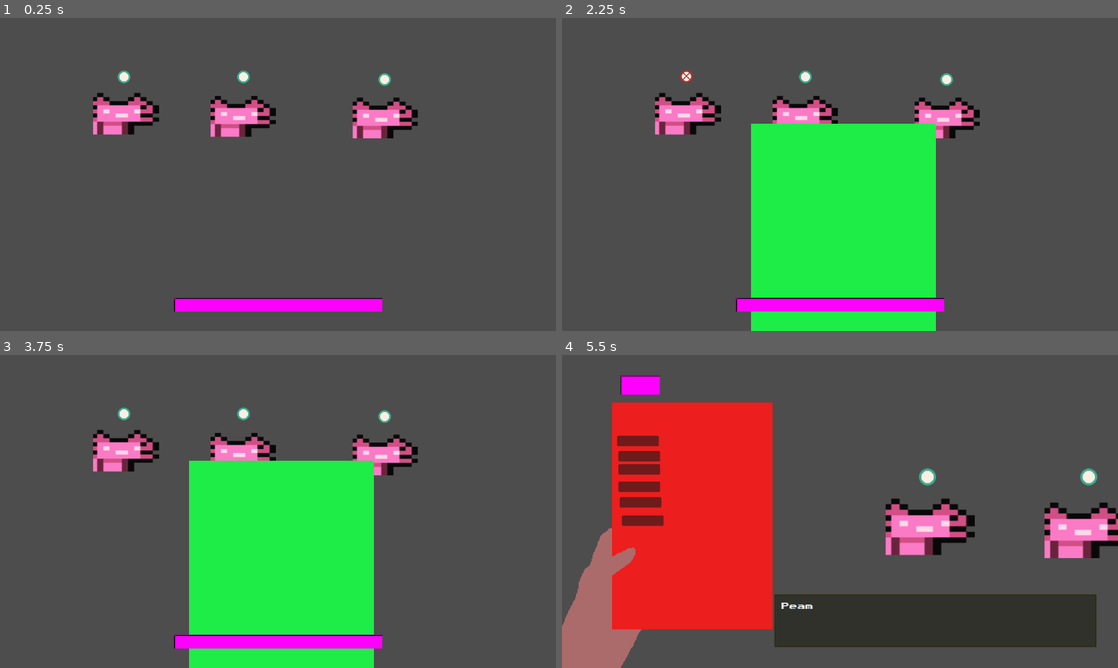
Above: before the commit, frames 1-4 (two rows, left to right).
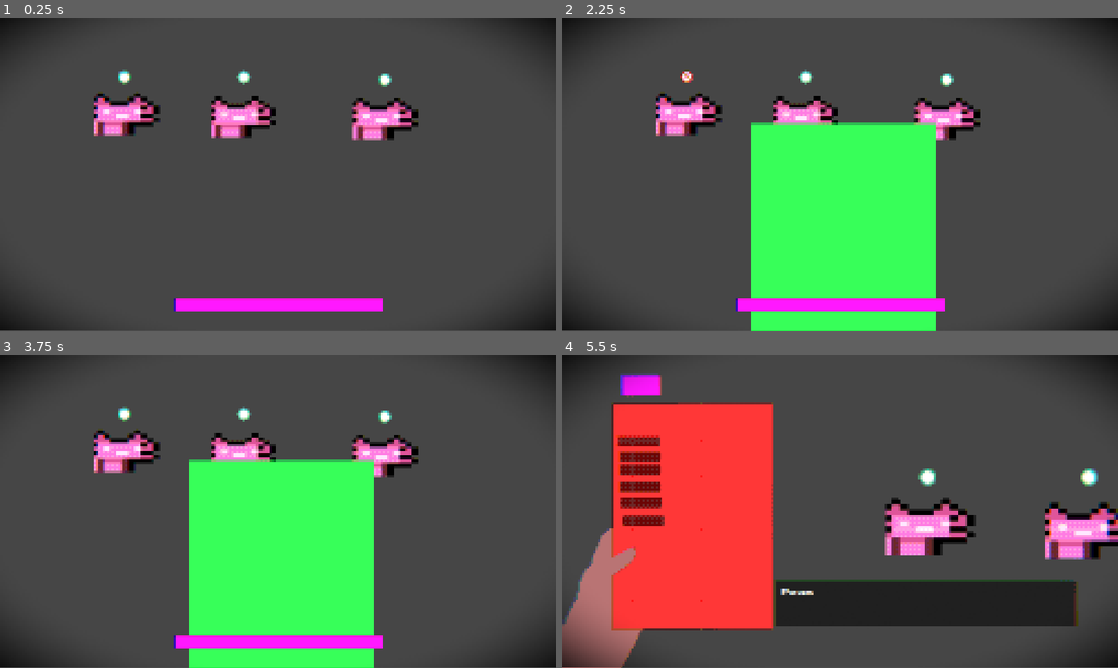
Above: after the commit, the same moments.

Repository: LicoRyte/Inspectors
Game: Godot game, scene res://Scene/main.tscn
Same seed, same stepped clock (60 frames per second), same inputs: the game is played once before the commit and once after it.
Inputs (mouse positions are in pixels of both pictures, inside the frame that each line leads up to; where the layout moved, square brackets give the same spot in the first picture):
- Up to frame 1 (0.25 s): no input
- Up to frame 2 (2.25 s): click (1006, 315) [928, 315] at 0.5 s; click (684, 77) at 1.27 s; click (1006, 315) [928, 315] at 2 s
- Up to frame 3 (3.75 s): click (122, 414) at 2.77 s; click (444, 652) [366, 652] at 3.5 s
- Up to frame 4 (5.5 s): click (684, 414) at 4.27 s; tap Enter at 5 s; move the mouse to (684, 452) at 5.02 s; click (684, 452) at 5.17 s

The runs differ from the first frame. In frame 1, 7.3% of the frame differs, in the area x 0-100%, y 0-100%; in frame 2, 27%; in frame 3, 27%; in frame 4, 33%.

Commit message:
Crt Effect

Diff:
--- a/Scene/dialogue.tscn
+++ b/Scene/dialogue.tscn
@@ -1,9 +1,10 @@
-[gd_scene load_steps=8 format=3 uid="uid://cxywpmqbj5bua"]
+[gd_scene load_steps=10 format=3 uid="uid://cxywpmqbj5bua"]
 
 [ext_resource type="FontFile" uid="uid://cl1lla7t28egr" path="res://Assets/Fonts/PublicPixel-rv0pA.ttf" id="1_afqsb"]
 [ext_resource type="Script" uid="uid://bc7evgdlrflw6" path="res://Script/dialogue.gd" id="1_qgi3a"]
 [ext_resource type="Texture2D" uid="uid://dywxa7ewarcdt" path="res://Assets/company_placeholder.png" id="2_4wkfl"]
 [ext_resource type="Texture2D" uid="uid://d320888xp37o1" path="res://Assets/blue_trans_placeholder.png" id="3_ve4bg"]
+[ext_resource type="Shader" uid="uid://br0bs5q7ps18g" path="res://Shader/CRT.gdshader" id="5_k6gw1"]
 
 [sub_resource type="PlaceholderTexture2D" id="PlaceholderTexture2D_4wkfl"]
 size = Vector2(480, 32)
@@ -18,6 +19,23 @@
 
 [sub_resource type="PlaceholderTexture2D" id="PlaceholderTexture2D_ve4bg"]
 size = Vector2(90, 45)
+
+[sub_resource type="ShaderMaterial" id="ShaderMaterial_wkfqg"]
+shader = ExtResource("5_k6gw1")
+shader_parameter/exposure = 1.0
+shader_parameter/contrast = 1.05
+shader_parameter/saturation = 0.9
+shader_parameter/enable_pixelate = true
+shader_parameter/pixel_factor = 2.0
+shader_parameter/enable_posterize = true
+shader_parameter/color_levels = 8.0
+shader_parameter/dither_strength = 0.35
+shader_parameter/chrom_aberration = 0.02
+shader_parameter/vignette_strength = 1.5
+shader_parameter/grain_strength = 0.2
+shader_parameter/tint_color = Vector3(0.95, 1.03, 0.9)
+shader_parameter/tint_strength = 0.15
+shader_parameter/viewport_size_override = Vector2(0, 0)
 
 [node name="UI Panel" type="CanvasLayer"]
 script = ExtResource("1_qgi3a")
@@ -38,6 +56,7 @@
 anchor_right = 1.0
 anchor_bottom = 1.0
 offset_top = -77.0
+offset_right = 368.0
 grow_horizontal = 2
 grow_vertical = 0
 mouse_filter = 2
@@ -52,14 +71,14 @@
 anchor_top = 1.0
 anchor_right = 1.0
 anchor_bottom = 1.0
-offset_top = -169.0
-offset_right = -25.0
+offset_top = -201.0
+offset_right = -24.0
 grow_horizontal = 2
 grow_vertical = 0
 scale = Vector2(1.01881, 0.997632)
 theme_override_constants/margin_left = 480
-theme_override_constants/margin_right = 48
-theme_override_constants/margin_bottom = 48
+theme_override_constants/margin_right = 96
+theme_override_constants/margin_bottom = 96
 
 [node name="Panel" type="Panel" parent="TextBoxContainer"]
 layout_mode = 2
@@ -151,6 +170,16 @@
 offset_right = 970.0
 offset_bottom = 190.0
 
+[node name="CRT" type="ColorRect" parent="."]
+material = SubResource("ShaderMaterial_wkfqg")
+anchors_preset = 15
+anchor_right = 1.0
+anchor_bottom = 1.0
+grow_horizontal = 2
+grow_vertical = 2
+scale = Vector2(1, 0.997939)
+mouse_filter = 2
+
 [connection signal="mouse_entered" from="MarginContainer/company_button" to="." method="_on_company_button_mouse_entered"]
 [connection signal="mouse_exited" from="MarginContainer/company_button" to="." method="_on_company_button_mouse_exited"]
 [connection signal="pressed" from="trans1" to="." method="_on_trans_1_pressed"]
--- /dev/null
+++ b/Shader/CRT.gdshader
@@ -0,0 +1,124 @@
+shader_type canvas_item;
+
+uniform sampler2D screen_tex : hint_screen_texture;
+
+uniform float exposure    : hint_range(0.5, 2.0) = 1.0;
+uniform float contrast    : hint_range(0.5, 2.0) = 1.05;
+uniform float saturation  : hint_range(0.0, 2.0) = 0.9;
+
+uniform bool  enable_pixelate = true;
+uniform float pixel_factor    : hint_range(0.5, 6.0) = 2.0;
+
+uniform bool  enable_posterize = true;
+uniform float color_levels     : hint_range(2.0, 16.0) = 8.0;
+uniform float dither_strength  : hint_range(0.0, 1.0) = 0.35;
+
+uniform float chrom_aberration : hint_range(0.0, 2.0) = 0.35;
+uniform float vignette_strength: hint_range(0.0, 2.0) = 1.0;
+uniform float grain_strength   : hint_range(0.0, 1.0) = 0.2;
+
+uniform vec3  tint_color = vec3(0.95, 1.03, 0.9);
+uniform float tint_strength : hint_range(0.0, 1.0) = 0.15;
+
+uniform vec2  viewport_size_override = vec2(0.0);
+
+float bayer4x4(vec2 p){
+    int x = int(mod(p.x, 4.0));
+    int y = int(mod(p.y, 4.0));
+    int m[16] = int[16](
+        0,  8,  2, 10,
+       12,  4, 14,  6,
+        3, 11,  1,  9,
+       15,  7, 13,  5
+    );
+    return (float(m[y*4 + x]) + 0.5) / 16.0;
+}
+
+vec3 to_hsv(vec3 c){
+    float cmax = max(c.r, max(c.g, c.b));
+    float cmin = min(c.r, min(c.g, c.b));
+    float d = cmax - cmin;
+    float h = 0.0;
+    if (d > 1e-5) {
+        if      (cmax == c.r) h = mod((c.g - c.b) / d, 6.0);
+        else if (cmax == c.g) h = (c.b - c.r) / d + 2.0;
+        else                  h = (c.r - c.g) / d + 4.0;
+        h /= 6.0;
+        if (h < 0.0) h += 1.0;
+    }
+    float s = cmax <= 1e-5 ? 0.0 : d / cmax;
+    float v = cmax;
+    return vec3(h, s, v);
+}
+
+vec3 to_rgb(vec3 hsv){
+    float h = hsv.x * 6.0;
+    float s = hsv.y;
+    float v = hsv.z;
+    int i = int(floor(h));
+    float f = h - float(i);
+    float p = v * (1.0 - s);
+    float q = v * (1.0 - s * f);
+    float t = v * (1.0 - s * (1.0 - f));
+    if(i == 0) return vec3(v, t, p);
+    if(i == 1) return vec3(q, v, p);
+    if(i == 2) return vec3(p, v, t);
+    if(i == 3) return vec3(p, q, v);
+    if(i == 4) return vec3(t, p, v);
+    return vec3(v, p, q);
+}
+
+float luma(vec3 c){ return dot(c, vec3(0.2126, 0.7152, 0.0722)); }
+
+vec3 adjust_contrast_saturation(vec3 c, float contrast_, float saturation_){
+    c = (c - 0.5) * contrast_ + 0.5;
+    vec3 hsv = to_hsv(c);
+    hsv.y *= saturation_;
+    return clamp(to_rgb(hsv), 0.0, 1.0);
+}
+
+void fragment(){
+    vec2 uv = SCREEN_UV;
+
+    vec2 px = SCREEN_PIXEL_SIZE;
+    if (viewport_size_override.x > 0.0 && viewport_size_override.y > 0.0){
+        px = 1.0 / viewport_size_override;
+    }
+
+    if (enable_pixelate){
+        vec2 step_uv = px * pixel_factor;
+        uv = floor(uv / step_uv) * step_uv + step_uv * 0.5;
+    }
+
+    vec2 center = vec2(0.5);
+    vec2 dir = uv - center;
+    float dist = length(dir);
+    float ca = chrom_aberration * dist * dist;
+
+    vec3 col;
+    col.r = texture(screen_tex, uv + dir * ( ca)).r;
+    col.g = texture(screen_tex, uv                    ).g;
+    col.b = texture(screen_tex, uv - dir * ( ca)).b;
+
+    col *= exposure;
+
+    col = mix(col, col * tint_color, tint_strength);
+
+    if (enable_posterize){
+        vec2 frag_xy = floor(uv / px);
+        float b = bayer4x4(frag_xy);
+
+        vec3 q = floor(col * color_levels + b * dither_strength);
+        col = q / (color_levels - 1.0);
+    }
+
+    col = adjust_contrast_saturation(col, contrast, saturation);
+
+    float vignette = smoothstep(0.5, 0.9, dist) * vignette_strength;
+    col *= clamp(1.0 - vignette, 0.0, 1.0);
+
+    float n = fract(sin(dot(floor(uv/px), vec2(12.9898, 78.233)) + TIME * 37.0) * 43758.5453);
+    col += (n - 0.5) * (px.x + px.y) * 2.0 * grain_strength;
+
+    COLOR = vec4(clamp(col, 0.0, 1.0), 1.0);
+}
--- a/project.godot
+++ b/project.godot
@@ -59,6 +59,8 @@
 
 window/size/viewport_width=1280
 window/size/viewport_height=720
+window/size/mode=3
+window/stretch/mode="canvas_items"
 
 [input]
 
Not shown, added: Shader/CRT.gdshader.uid
